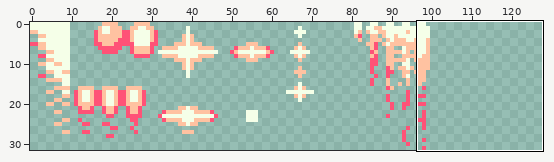
One commit to this sprite sheet: units/weapons/ammunition.png. Above: a wide view before the commit, with the close-up outlined.
Close-up. Earlier state:
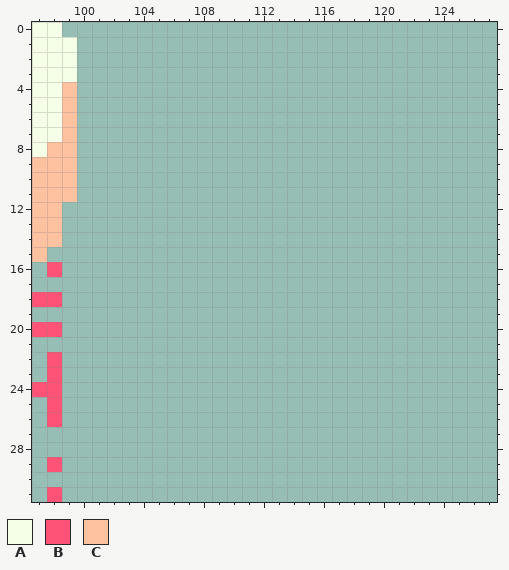
The file is 128x32 pixels. Shown: x 97..127, y 0..31.
Palette (. is transparent): A #f5ffe8  B #ff5277  C #ffc2a1
Pixels before, first column x 97:
 0 AA.
 1 AAA
 2 AAA
 3 AAA
 4 AAC
 5 AAC
 6 AAC
 7 AAC
 8 ACC
 9 CCC
10 CCC
11 CCC
12 CC.
13 CC.
14 CC.
15 C..
16 .B.
17 ...
18 BB.
19 ...
20 BB.
21 ...
22 .B.
23 .B.
24 BB.
25 .B.
26 .B.
27 ...
28 ...
29 .B.
30 ...
31 .B.
The result:
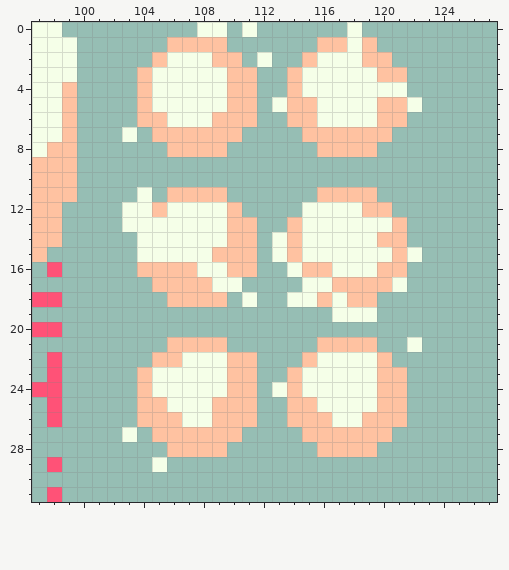
Edits made:
y 0: x 108..109 .. -> AA; x 111 . -> A; x 118 . -> A
y 1: x 106..109 .... -> CCCC; x 116..119 .... -> CCAC
y 2: x 105..110 ...... -> CAAACC; x 112 . -> A; x 115..120 ...... -> CAAACC
y 3: x 104..111 ........ -> CAAAAACC; x 114..121 ........ -> CAAAAACC
y 4: x 104..111 ........ -> CAAAAACC; x 114..121 ........ -> CAAAAAAA
y 5: x 104..111 ........ -> CAAAAACC; x 113..122 .......... -> ACCAAAACCA
y 6: x 104..111 ........ -> CCAAACCC; x 114..121 ........ -> CCAAAACC
y 7: x 103 . -> A; x 105..110 ...... -> CCCCCC; x 115..120 ...... -> CCCCCC
y 8: x 106..109 .... -> CCCC; x 116..119 .... -> CCCC
y 11: x 104 . -> A; x 106..109 .... -> CCCC; x 116..119 .... -> CCCC
y 12: x 103..110 ........ -> AACAAAAC; x 115..120 ...... -> AAAACC
y 13: x 103..111 ......... -> AAAAAAACC; x 114..121 ........ -> CAAAAAAC
y 14: x 104..111 ........ -> AAAAAACC; x 113..121 ......... -> ACAAAAACC
y 15: x 104..111 ........ -> AAAAACCC; x 113..122 .......... -> ACAAAAAACA
y 16: x 104..111 ........ -> CCCCAACC; x 114..121 ........ -> ACCAAACC
y 17: x 105..110 ...... -> CCCCAA; x 115..121 ....... -> AACCCCA
y 18: x 106..109 .... -> CCCC; x 111 . -> A; x 114..119 ...... -> AACACC
y 19: x 117..119 ... -> AAA
y 21: x 106..109 .... -> CCCC; x 116..119 .... -> CCCC; x 122 . -> A
y 22: x 105..111 ....... -> CCAAACC; x 115..120 ...... -> CAAAAC
y 23: x 104..111 ........ -> CAAAAACC; x 114..121 ........ -> CAAAAACC
y 24: x 104..111 ........ -> CAAAAACC; x 113..121 ......... -> ACAAAAACC
y 25: x 104..111 ........ -> CCAAACCC; x 114..121 ........ -> CCAAAACC
y 26: x 104..111 ........ -> CCCAACCC; x 114..121 ........ -> CCCAACCC
y 27: x 103 . -> A; x 105..110 ...... -> CCCCCC; x 115..120 ...... -> CCCCCC
y 28: x 106..109 .... -> CCCC; x 116..119 .... -> CCCC
y 29: x 105 . -> A
Pixel boxes of the changes (left, top, right, bottom) in both close-ups:
added: (122, 22, 422, 472)
